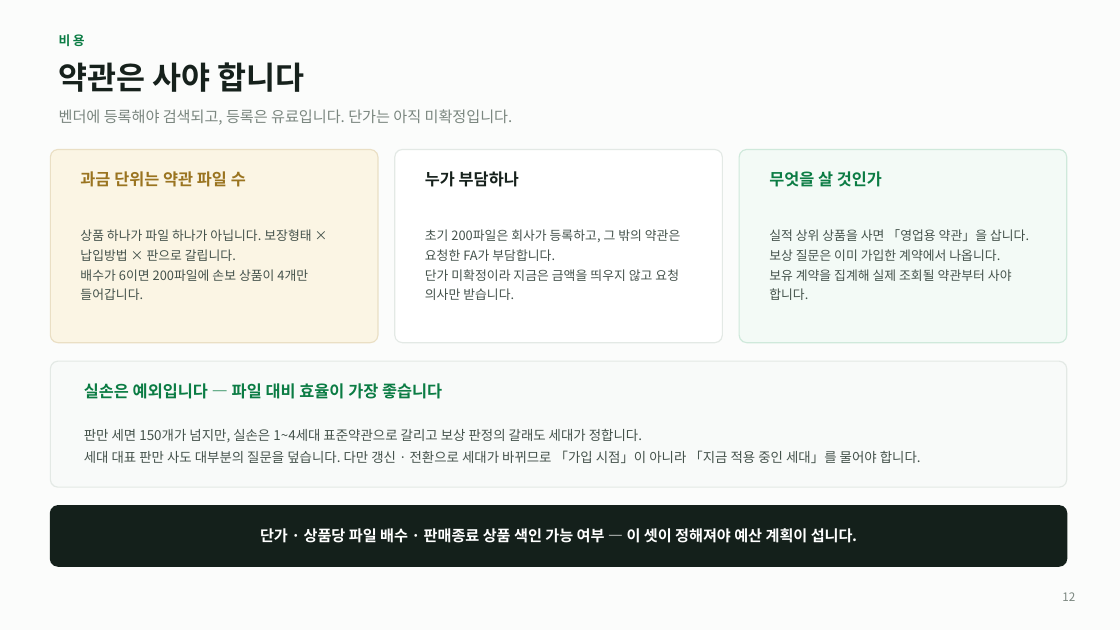
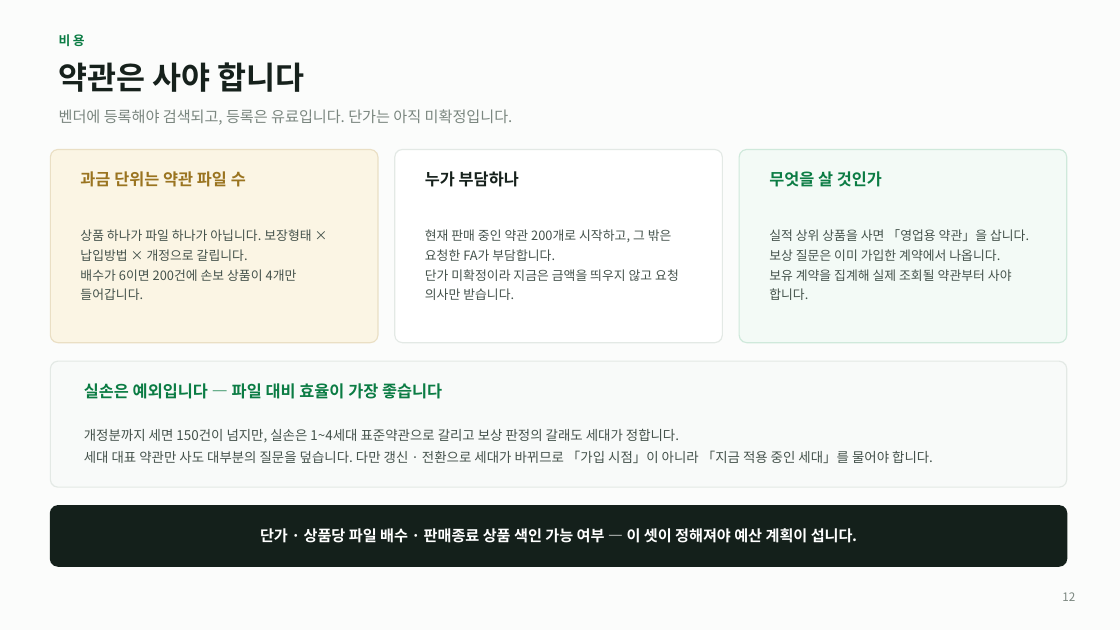
Before and after one commit to acathy870928-hash/chacha6377, a slide deck: slide 12 of docs/Insurance_AI_상담설계.pptx. Drawn at 1120x630 pixels with LibreOffice and Linux fonts; fonts in the diff are those of the drawing. Boxes give left, top, right and bottom in pixels: in the first picture for what was removed or moved away, otherwise in the second. Text is boxed around its words. In the diff, an @@ line names an element or a change of style, - is before the commit and + after.

```diff
--- a/docs/Insurance_AI_상담설계.pptx
+++ b/docs/Insurance_AI_상담설계.pptx
@@ text at [80,229,311,300]: text changed @@
-상품 하나가 파일 하나가 아닙니다. 보장형태 × 납입방법 × 판으로 갈립니다.
-배수가 6이면 200파일에 손보 상품이 4개만 들어갑니다.
+상품 하나가 파일 하나가 아닙니다. 보장형태 × 납입방법 × 개정으로 갈립니다.
+배수가 6이면 200건에 손보 상품이 4개만 들어갑니다.
@@ text at [425,229,672,261]: text changed @@
-초기 200파일은 회사가 등록하고, 그 밖의 약관은 요청한 FA가 부담합니다.
+현재 판매 중인 약관 200개로 시작하고, 그 밖은 요청한 FA가 부담합니다.
@@ text at [84,429,933,463]: text changed @@
-판만 세면 150개가 넘지만, 실손은 1~4세대 표준약관으로 갈리고 보상 판정의 갈래도 세대가 정합니다.
-세대 대표 판만 사도 대부분의 질문을 덮습니다. 다만 갱신 · 전환으로 세대가 바뀌므로 「가입 시점」이 아니라 「지금 적용 중인 세대」를 물어야 합니다.
+개정분까지 세면 150건이 넘지만, 실손은 1~4세대 표준약관으로 갈리고 보상 판정의 갈래도 세대가 정합니다.
+세대 대표 약관만 사도 대부분의 질문을 덮습니다. 다만 갱신 · 전환으로 세대가 바뀌므로 「가입 시점」이 아니라 「지금 적용 중인 세대」를 물어야 합니다.
```
Also in this commit, not shown: 6 other slides changed, 4 other files.
